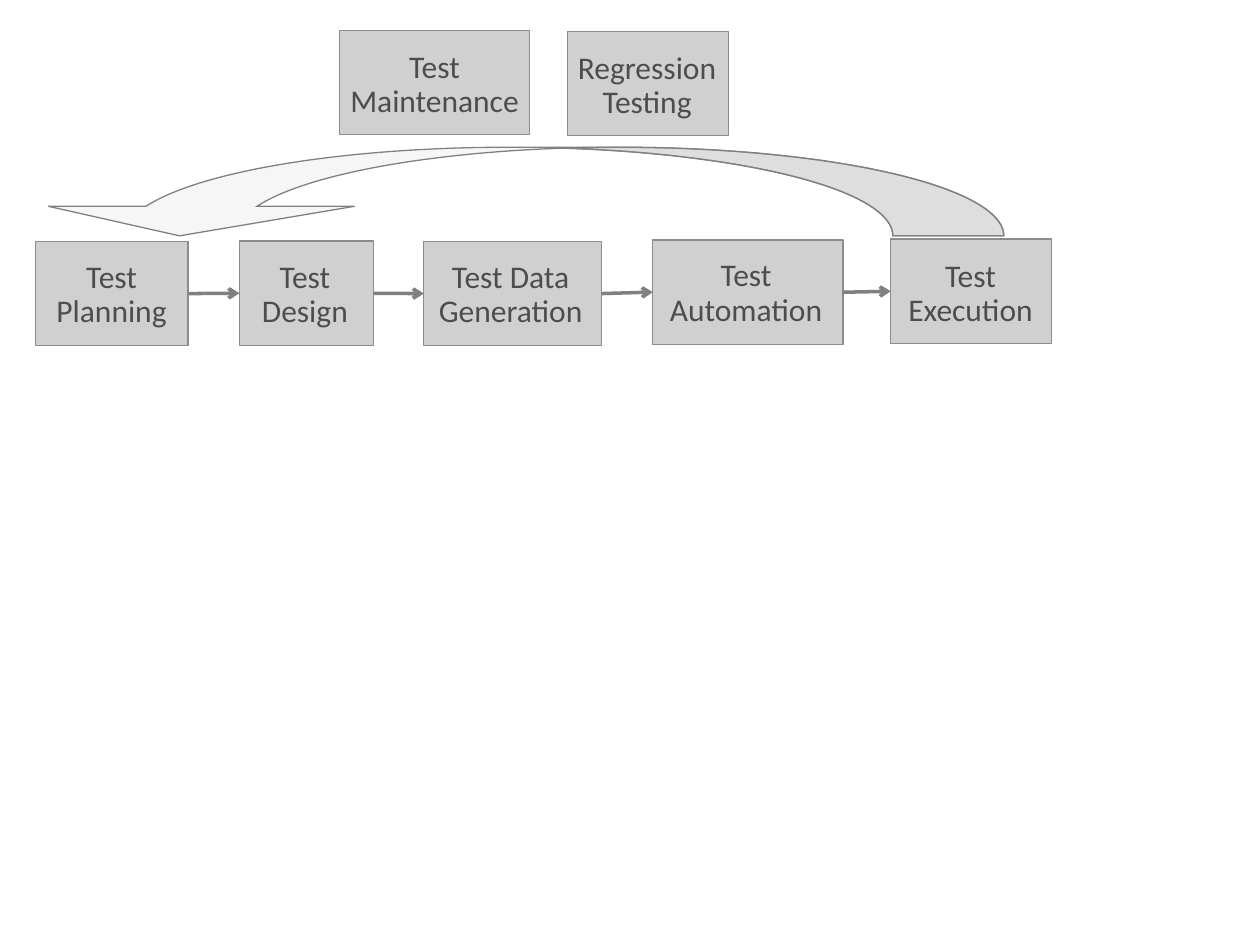
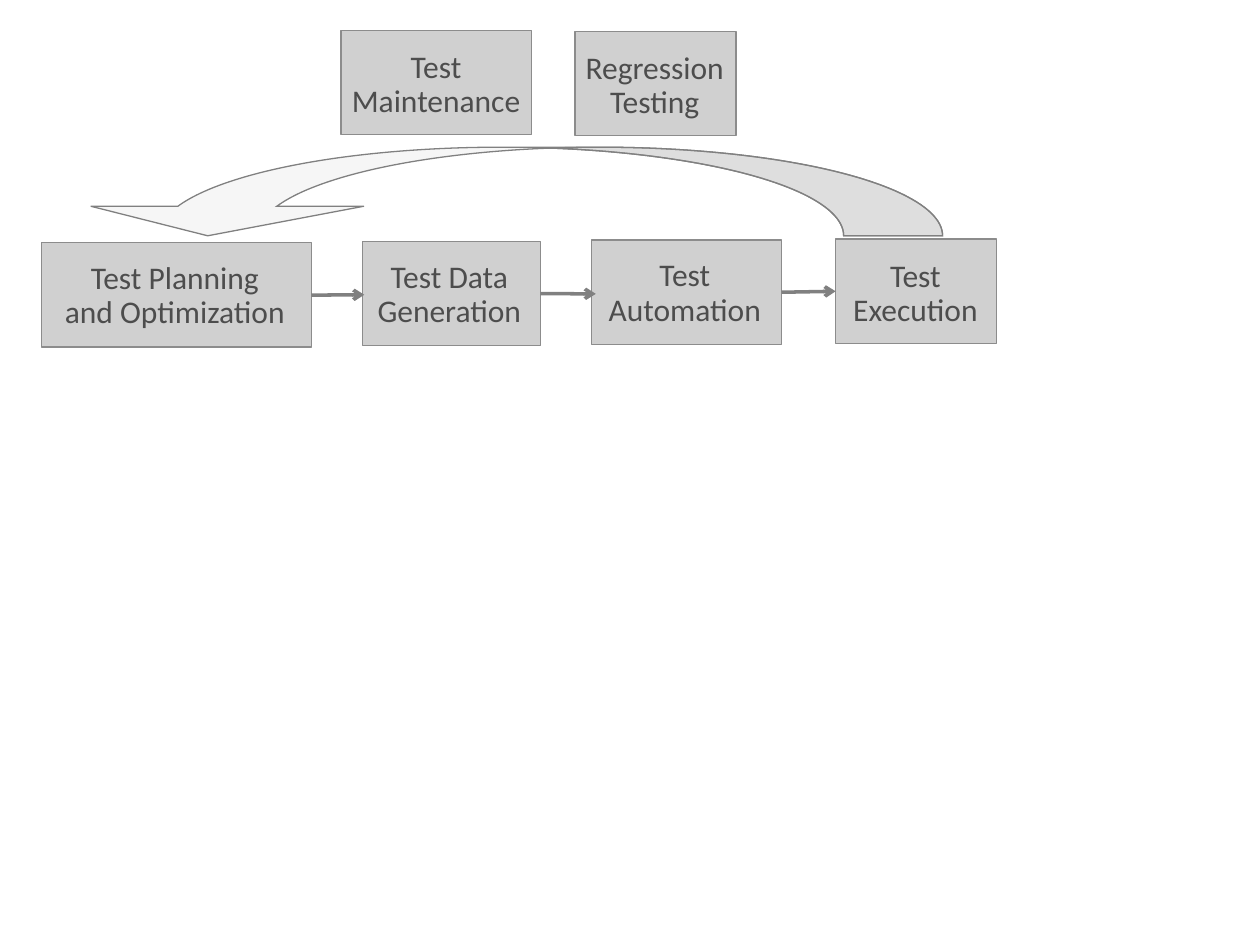
Before and after one commit to schandragit/fose-services, a slide deck: slide 1 of figs/figs.ppt. Drawn at 1260x945 pixels with LibreOffice and Linux fonts; fonts in the diff are those of the drawing; grey boxes stand for pictures. Boxes give left, top, right and bottom in pixels: in the first picture for what was removed or moved away, otherwise in the second. Text is boxed around its words. In the diff, an @@ line names an element or a change of style, - is before the commit and + after.

Commit message:
Updated testing activities fig

```diff
--- a/figs/figs.ppt
+++ b/figs/figs.ppt
@@ text "Regression": place and size @@
-text "Regression" at [578, 57, 716, 119]
+text "Regression" at [586, 57, 724, 119]
@@ picture: place and size @@
-picture at [567, 32, 728, 136]
+picture at [575, 32, 736, 136]
@@ freeform shape: place and size @@
-freeform shape at [26, 147, 1004, 236]
+freeform shape at [71, 147, 942, 236]
@@ picture: place and size @@
-picture at [891, 239, 1052, 344]
+picture at [835, 239, 997, 344]
@@ picture: place and size @@
-picture at [35, 241, 188, 345]
+picture at [42, 243, 311, 348]
@@ text at [65, 267, 285, 328]: text changed @@
-Test
-Planning
+Test Planning
+and Optimization
@@ picture removed at [239, 241, 374, 345] @@
@@ text removed at [262, 268, 348, 328] @@
-Test
-Design
@@ text "Test": place and size @@
-text "Test" at [908, 267, 1032, 321]
+text "Test" at [853, 267, 977, 321]
@@ arrow removed from (188, 294) to (239, 294) @@
@@ arrow moved from (374, 294) - (423, 294) to (311, 295) - (364, 295) @@
@@ 2 pictures, 2 texts, 1 arrow: place and size @@
-2 pictures, 2 texts, 1 arrow at [423, 239, 843, 345]
+2 pictures, 2 texts, 1 arrow at [363, 239, 781, 345]
@@ arrow moved from (843, 292) - (891, 291) to (781, 292) - (835, 291) @@
```
Also in this commit, not shown: 1 other slide changed.
